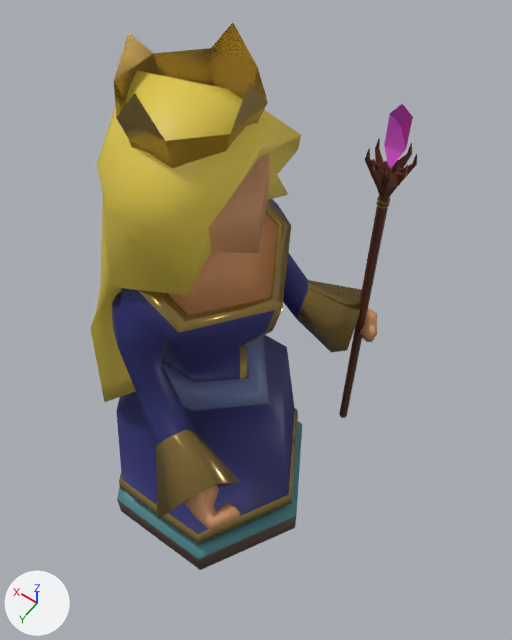
Renders of the glTF model assets/modelos/piezas/pieza5B.glb from each side of a commit.
Camera for both pictures: a camera (50 mm lens) standing at (-1.15, 1.24, 3.46) and looking at (-0.18, -0.13, 1.31). The lights are fixed; the arrows at lower left show +X, +Y and +Z. The older version comes first. Vertices at exactly the same position are counted once.

The scene before the commit, as lines of its bpy script (objects in view):
```python
ob_cubo_884 = bpy.data.objects.new('Cubo.884', me_cubo_094)
ob_cubo_884.location = (0.0, 0.0, 0.0)
ob_círculo_032 = bpy.data.objects.new('Círculo.032', me_círculo_034)
ob_círculo_032.location = (0.0, 0.0, 0.0)
ob_círculo_033 = bpy.data.objects.new('Círculo.033', me_círculo_035)
ob_círculo_033.location = (0.0, 0.0, 0.0)
ob_círculo_034 = bpy.data.objects.new('Círculo.034', me_círculo_037)
ob_círculo_034.location = (0.0, 0.0, 0.0)
# me_círculo_034
# before: 79 (-0.21, -0.02, 1.11) at pixel (246, 371), 80 (-0.21, 0.02, 1.11) at pixel (240, 379), 81 (-0.24, 0.0, 1.12) at pixel (249, 378), 82 (-0.23, 0.0, 1.11) at pixel (246, 377), 189 (-0.1, -0.17, 1.17)
# before: 190 (-0.24, 0.0, 1.12) at pixel (249, 378), 195 (-0.33, 0.0, 1.02) at pixel (268, 403), 198 (-0.1, 0.17, 1.17) at pixel (193, 383)
```
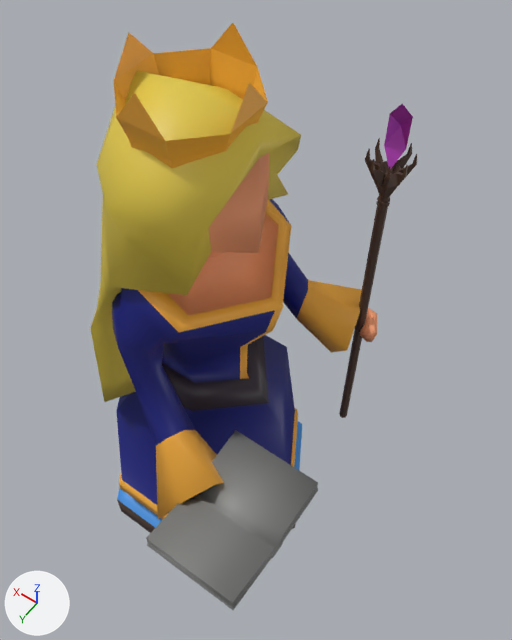
Pixel boxes [x1, y1, x2, y2] of what changed, in the pictures (512 x 640 px; the box of a moved part takes in the faces that stretch with it):
'Cubo.885', added
    after: [146, 430, 318, 610]
'Círculo.033', recoloured, surface changed (brown to orange)
    both: [114, 23, 268, 168]
'Cubo.884', recoloured
    both: [384, 104, 413, 169]
part 1 of me_círculo_034, moved or reshaped
    both: [195, 344, 268, 403]
part 2 of me_círculo_034, recoloured
    before: [119, 200, 362, 545]
    after: [119, 200, 362, 520]
part 3 of me_círculo_034, recoloured
    before: [113, 199, 308, 534]
    after: [113, 199, 308, 505]
part 4 of me_círculo_034, recoloured (blue to black)
    both: [162, 336, 269, 411]
part 5 of me_círculo_034, recoloured
    before: [168, 153, 377, 530]
    after: [168, 153, 377, 342]
part 6 of me_círculo_034, recoloured
    both: [113, 70, 273, 295]
part 7 of me_círculo_034, recoloured
    before: [117, 421, 302, 559]
    after: [117, 421, 302, 528]

Patch to the scene script:
```diff
--- a/assets/modelos/piezas/pieza5B.glb.py
+++ b/assets/modelos/piezas/pieza5B.glb.py
@@ img_paleta @@
+img_paleta = load_image('paleta', '_unpacked/paleta', 1000, 1000, 'sRGB')
@@ mat_todo_plano @@
+mat_todo_plano = principled_material('todo_plano')
+mat_todo_plano.texture = img_paleta
@@ me_cubo_094 @@
 me_cubo_094.from_pydata(...)  # 7 vertices, 6 faces; spans x -0.477..-0.409, y -0.566..-0.497, z 1.927..2.184
-me_cubo_094.materials.append(mat_gema)  # pink #e756dd
+me_cubo_094.materials.append(mat_todo_plano)  # picture img_paleta
@@ me_círculo_034 @@
 me_círculo_034.from_pydata(...)  # 469 vertices, 930 faces; spans x -0.54..0.51, y -0.64..0.65, z 0.0..2.36
 # used by ob_círculo_032; location = (0.0, 0.0, 0.0)
 # verts and faces of me_círculo_034; kept vertices keep their numbers, new ones are numbered from 469
-me_círculo_034.materials.append(mat_vigas)  # brown #503a2e
-me_círculo_034.materials.append(mat_material_034)  # dark blue #16153a
+# me_círculo_034 part 1
+delete_faces([(79, 82, 81), (80, 81, 82), (189, 190, 195), (190, 198, 195), (79, 81, 190), (79, 190, 189)])
+delete_faces([(81, 198, 190), (80, 198, 81)])
+faces += [(81, 195, 189), (81, 198, 195), (79, 82, 190), (80, 190, 82), (79, 190, 81), (79, 81, 189)]
+faces += [(81, 190, 198), (80, 198, 190)]
+# me_círculo_034 part 2: 144 faces spanning x -0.48..0.48, y -0.64..0.65, z 0.25..1.83 switch from mat_oro (brown #a08549) to mat_todo_plano (picture img_paleta)
+# me_círculo_034 part 3: 184 faces spanning x -0.47..0.47, y -0.47..0.47, z 0.25..1.83 switch from mat_azul (dark blue #292a6c) to mat_todo_plano (picture img_paleta)
+# me_círculo_034 part 4: 46 faces spanning x -0.33..0.24, y -0.24..0.24, z 1.01..1.17 switch from mat_celeste (blue #5a6793) to mat_todo_plano (picture img_paleta)
+# me_círculo_034 part 5: 194 faces spanning x -0.54..0.32, y -0.57..0.57, z 0.27..2.23 switch from mat_piel (orange #d69968) to mat_todo_plano (picture img_paleta)
+# me_círculo_034 part 6: 232 faces spanning x -0.3..0.36, y -0.37..0.37, z 0.97..2.36 switch from mat_cabello (yellow #e4cb4a) to mat_todo_plano (picture img_paleta)
+# me_círculo_034 part 7: 38 faces spanning x -0.51..0.51, y -0.44..0.44, z 0.0..0.28 switch from mat_lineas_de_team (cyan #458186) to mat_todo_plano (picture img_paleta)
@@ me_círculo_035 @@
 me_círculo_035.from_pydata(...)  # 32 vertices, 40 faces; spans x -0.252..0.143, y -0.197..0.199, z 2.166..2.446
 # used by ob_círculo_033; location = (0.0, 0.0, 0.0)
-me_círculo_035.materials.append(mat_oro)  # brown #a08549
+# me_círculo_035 part 8: texture (UV) coordinates of 40 of 40 faces, centred in x -0.252..0.143, y -0.197..0.198, z 2.197..2.411, changed; they spanned u 0.0..0.0, v 0.0..0.0 and now span u 0.52..0.53, v 0.61..0.72
+me_círculo_035.materials.append(mat_todo_plano)  # picture img_paleta
@@ me_cubo_095 @@
+me_cubo_095.from_pydata(...)  # 256 vertices, 556 faces; spans x -0.723..-0.373, y 0.267..0.755, z 1.132..1.249
+me_cubo_095.materials.append(mat_todo_plano)  # picture img_paleta
@@ ob_cubo_885 @@
+ob_cubo_885 = bpy.data.objects.new('Cubo.885', me_cubo_095)
+ob_cubo_885.location = (0.0, 0.0, 0.0)
```
